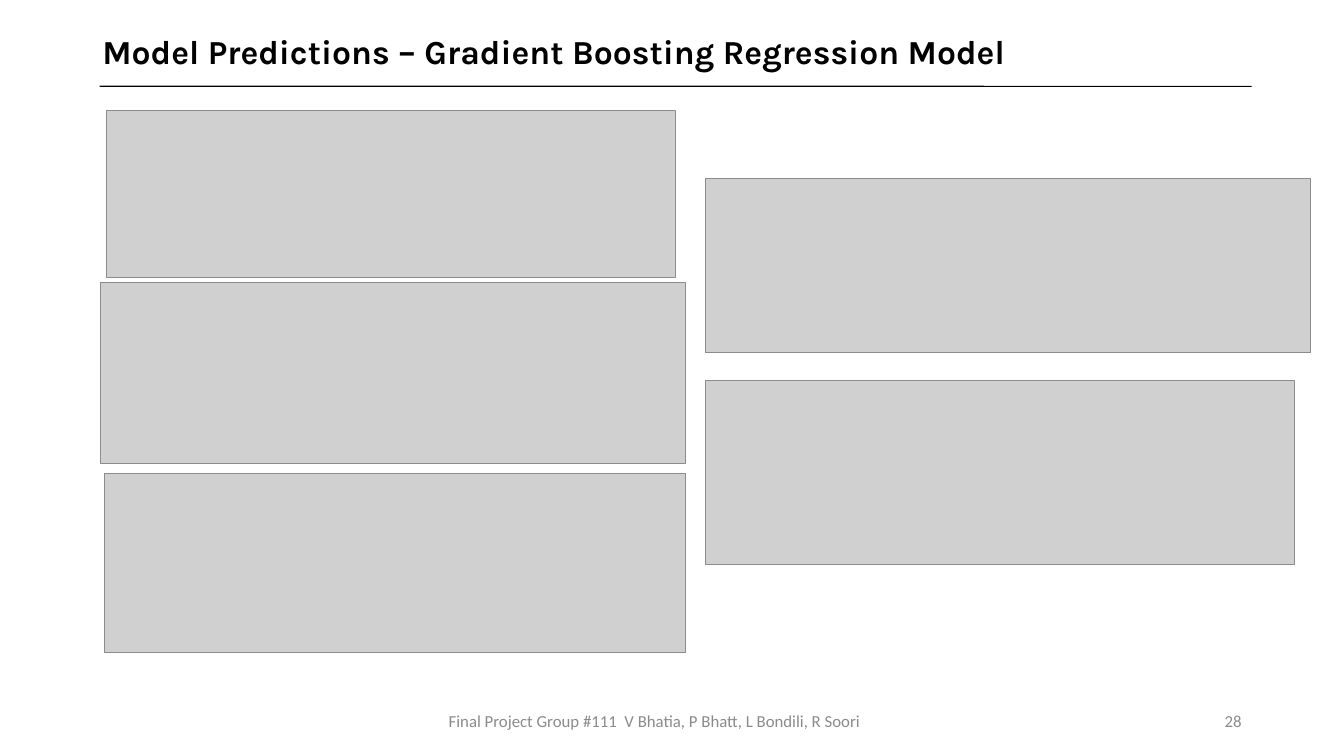
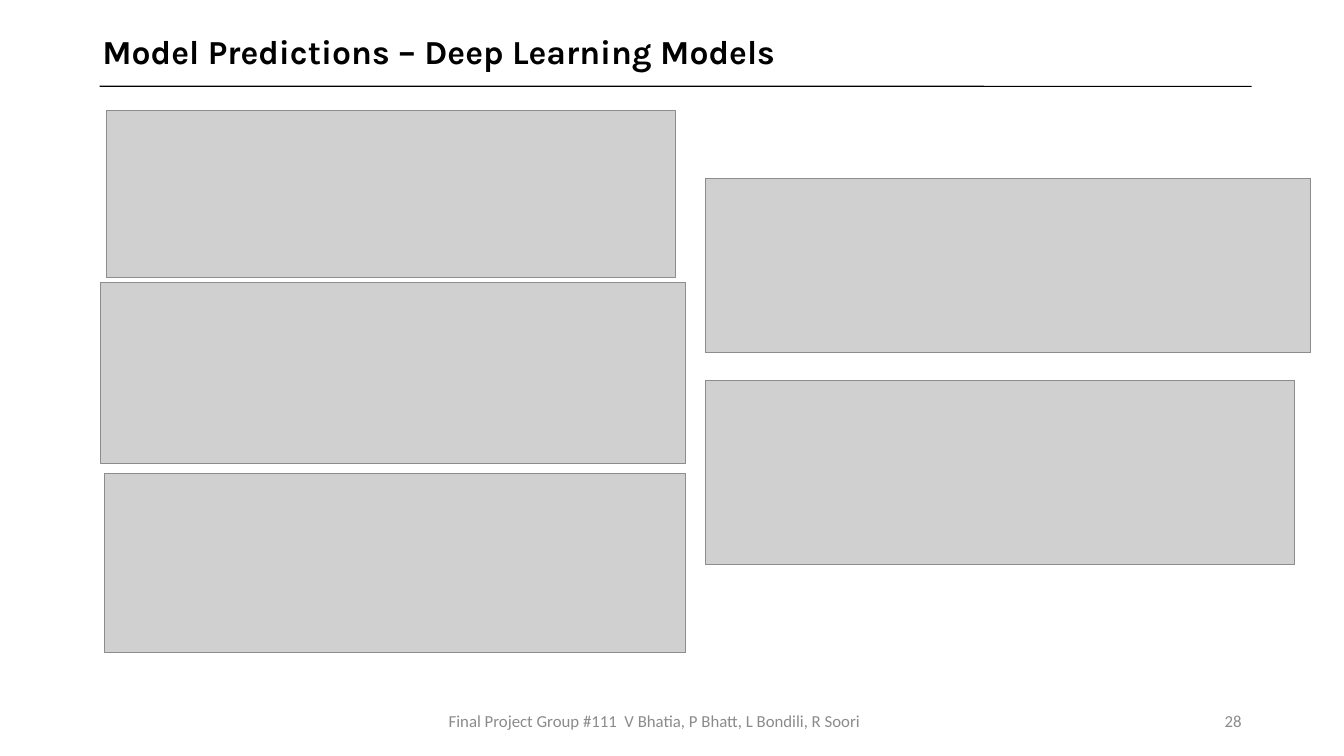
Before and after one commit to bhatiavr/cs109b-final-project-111, a slide deck: slide 28 of docs/Forecasting COVID-19 Cases Using SARS-Cov-2 Titers in Wastewater.pptx. Drawn at 1344x756 pixels with LibreOffice and Linux fonts; fonts in the diff are those of the drawing; grey boxes stand for pictures. Boxes give left, top, right and bottom in pixels: in the first picture for what was removed or moved away, otherwise in the second. Text is boxed around its words. In the diff, an @@ line names an element or a change of style, - is before the commit and + after.

```diff
--- a/docs/Forecasting COVID-19 Cases Using SARS-Cov-2 Titers in Wastewater.pptx
+++ b/docs/Forecasting COVID-19 Cases Using SARS-Cov-2 Titers in Wastewater.pptx
@@ text at box(102, 40, 775, 73): text changed @@
-Model Predictions – Gradient Boosting Regression Model
+Model Predictions – Deep Learning Models
```
Also in this commit, not shown: 16 other slides changed, 1 slide removed.
